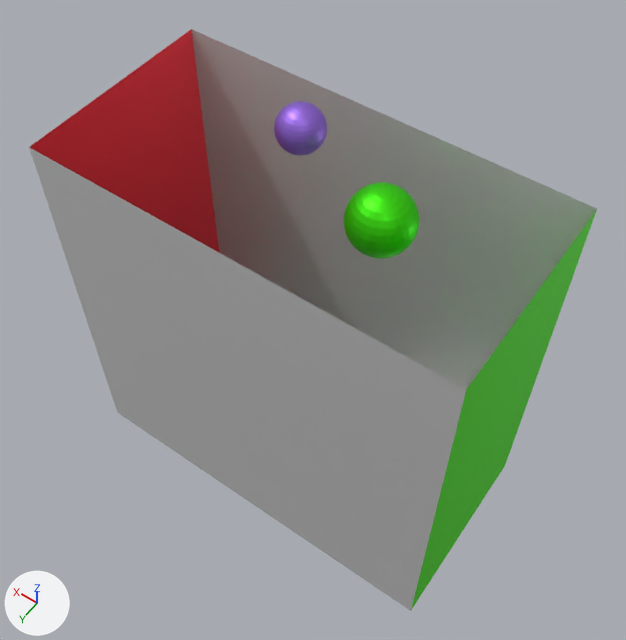
An edit to the COLLADA model src/scenes/path_tracing_scene_2_spheres.dae, drawn before and after from the same camera.
Rendered twice from a camera (50 mm lens) standing at (-1.49, 2.14, 2.47) and looking at (-0.03, 0.08, -0.76). Arrows for +X, +Y and +Z are at lower left; the lights stay in place. Where no turn or scale is listed for an object, it has been applied to the vertices.
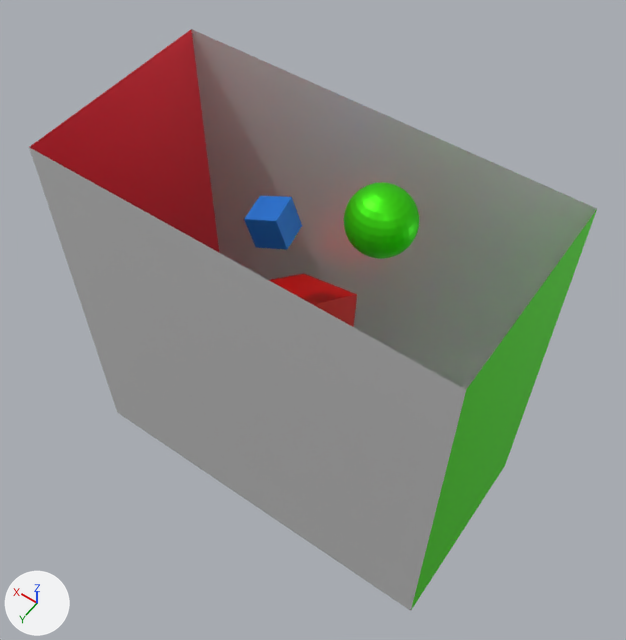
Edits to the bpy script that builds the scene:
```text
Add mat_material_005:
    mat_material_005 = principled_material('Material.005')
    mat_material_005.base_color = (0.02, 0.219, 0.8)  # blue #2781e7
    mat_material_005.metallic = 0.493
Add mat_material_004:
    mat_material_004 = principled_material('Material.004')
    mat_material_004.base_color = (0.8, 0.0, 0.0)  # red #e70000
    mat_material_004.metallic = 0.305
Add me_cube_002:
    me_cube_002.from_pydata([(-0.084, -0.102, -0.056), (-0.034, -0.095, 0.102), (-0.12, 0.06, -0.051), (-0.07, 0.067, 0.106), (0.07, -0.067, -0.106), (0.12, -0.06, 0.051), (0.034, 0.095, -0.102), (0.084, 0.102, 0.056)], [], [(1, 2, 0), (3, 6, 2), (7, 4, 6), (5, 0, 4), (6, 0, 2), (3, 5, 7), (1, 3, 2), (3, 7, 6), (7, 5, 4), (5, 1, 0), (6, 4, 0), (3, 1, 5)])
    me_cube_002.materials.append(mat_material_005)  # blue #2781e7
Add me_cube_001:
    me_cube_001.from_pydata([(-0.28, -0.049, -0.182), (-0.189, -0.239, 0.146), (-0.176, 0.288, -0.016), (-0.084, 0.098, 0.312), (0.084, -0.098, -0.312), (0.176, -0.288, 0.016), (0.189, 0.239, -0.146), (0.28, 0.049, 0.182)], [], [(1, 2, 0), (3, 6, 2), (7, 4, 6), (5, 0, 4), (6, 0, 2), (3, 5, 7), (1, 3, 2), (3, 7, 6), (7, 5, 4), (5, 1, 0), (6, 4, 0), (3, 1, 5)])
    me_cube_001.materials.append(mat_material_004)  # red #e70000
Change ob_sphere_001:
    ob_sphere_001.location: (0.124, -0.044, 0.229) -> (-0.356, 0.291, -1.004)
Add ob_cube_001:
    ob_cube_001 = bpy.data.objects.new('Cube.001', me_cube_002)
    ob_cube_001.location = (0.251, 0.0, -0.336)
Add ob_cube:
    ob_cube = bpy.data.objects.new('Cube', me_cube_001)
    ob_cube.location = (0.122, 0.0, -1.0)
```

Changed parts and their boxes (x1, y1, x2, y2) in the pictures (626 x 640 px):
'Cube.001', added (blue): after (244, 196, 302, 250)
'Sphere.001', moved (not visible afterwards): before (274, 101, 327, 156)
'Cube', added (red): after (269, 274, 357, 327)
